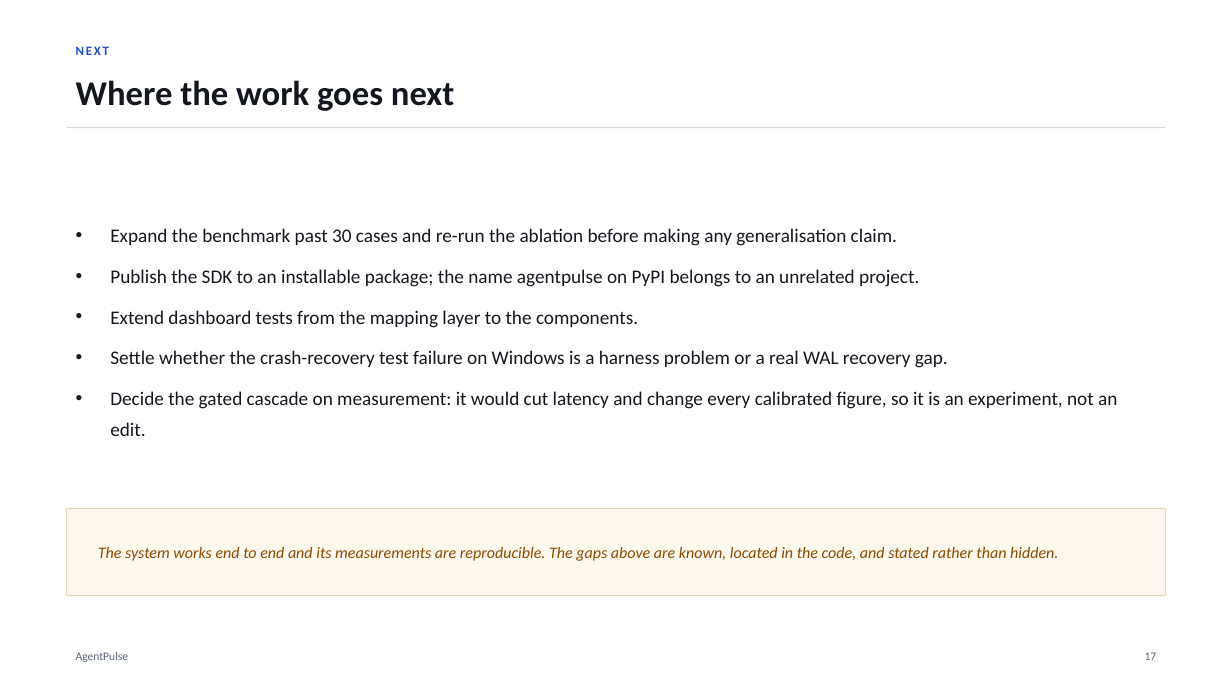
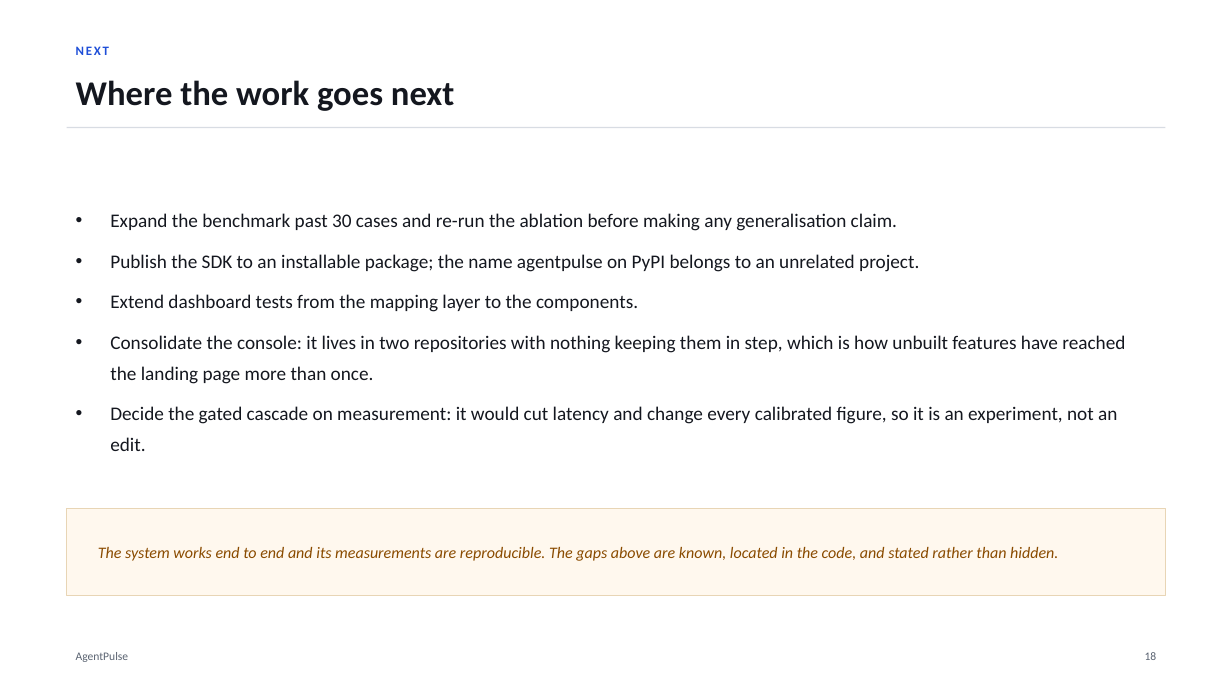
Before and after one commit to Soum-Code/agentpulse, a slide deck: slide 19 of presentation/AgentPulse_Project_Deck.pptx (slide 18 before the commit). Drawn at 1232x693 pixels with LibreOffice and Linux fonts; fonts in the diff are those of the drawing. Boxes give left, top, right and bottom in pixels: in the first picture for what was removed or moved away, otherwise in the second. Text is boxed around its words. In the diff, an @@ line names an element or a change of style, - is before the commit and + after.

```diff
--- a/presentation/AgentPulse_Project_Deck.pptx
+++ b/presentation/AgentPulse_Project_Deck.pptx
@@ text at [110,335,1125,384]: text changed @@
-• Settle whether the crash-recovery test failure on Windows is a harness problem or a real WAL recovery gap.
+• Consolidate the console: it lives in two repositories with nothing keeping them in step, which is how unbuilt features have reached the landing page more than once.
@@ text at [1145,652,1157,660]: text changed @@
-17
+18
```
Also in this commit, not shown: 13 other slides changed, 1 slide added, 1 other file.
